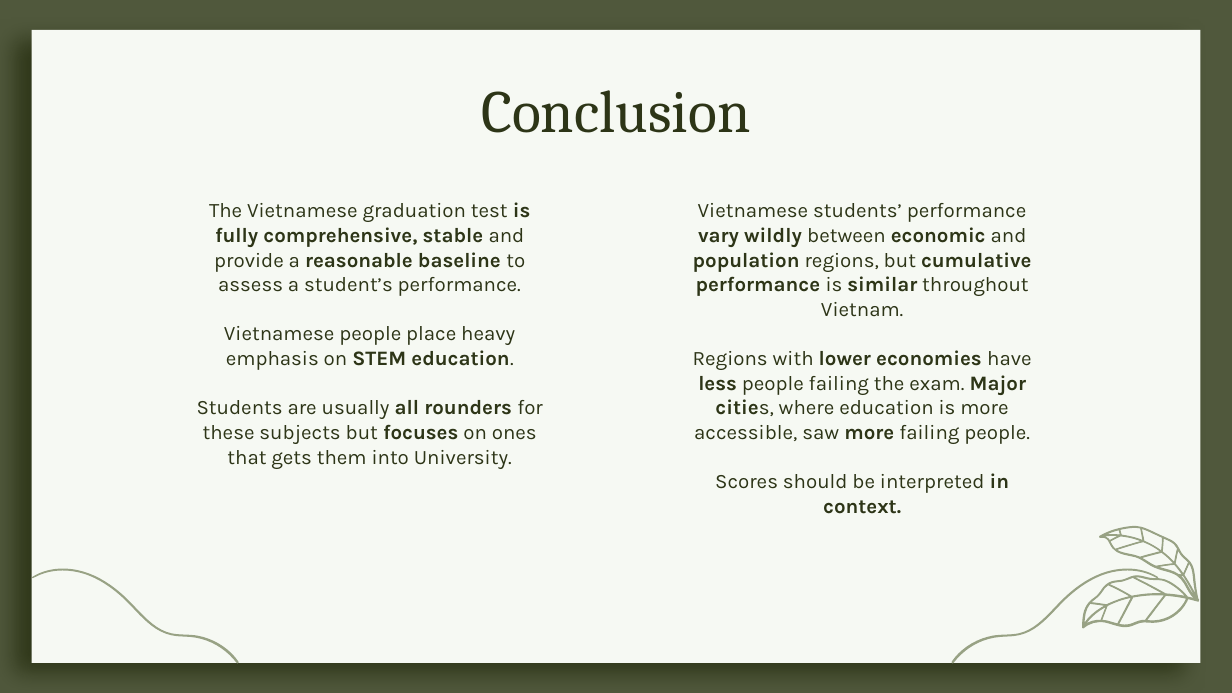
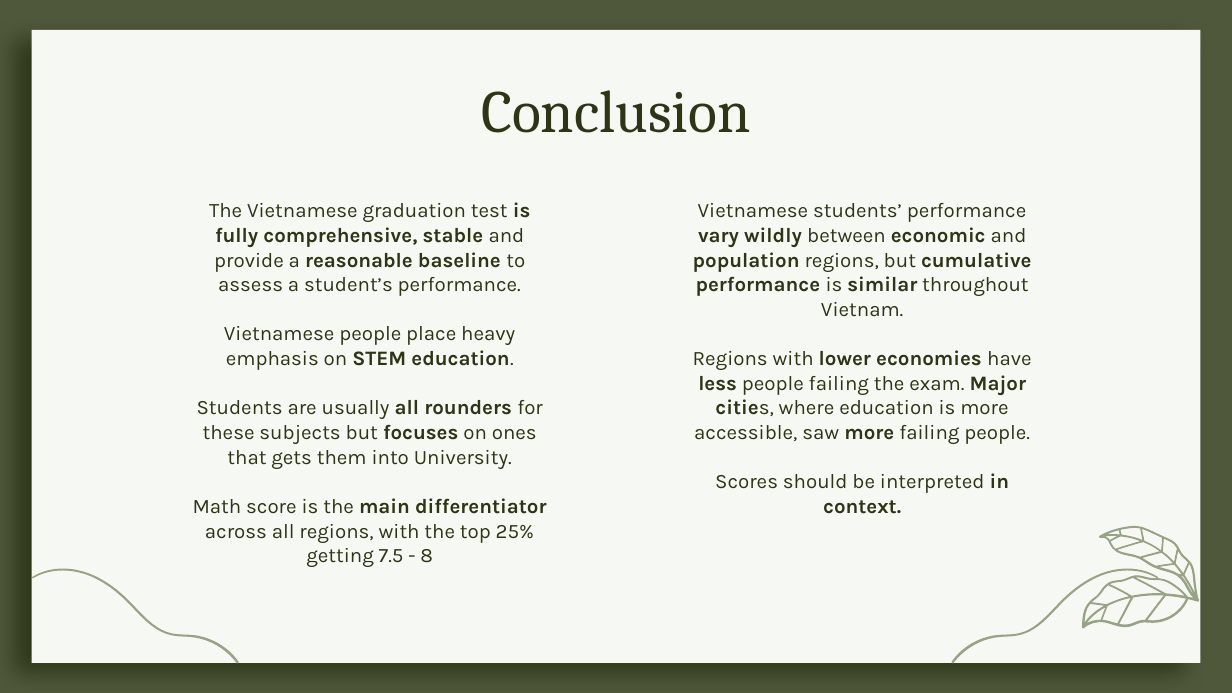
Before and after one commit to sydneycally-inclane-2812/data_vis_uni2024, a slide deck: slide 16 of presentation.pptx. Drawn at 1232x693 pixels with LibreOffice and Linux fonts; fonts in the diff are those of the drawing. Boxes give left, top, right and bottom in pixels: in the first picture for what was removed or moved away, otherwise in the second. Text is boxed around its words. In the diff, an @@ line names an element or a change of style, - is before the commit and + after.

```diff
--- a/presentation.pptx
+++ b/presentation.pptx
@@ subtitle at <box>193,498,546,567</box>: paragraph added @@
+Math score is the main differentiator across all regions, with the top 25% getting 7.5 - 8
```
Also in this commit, not shown: 7 other slides changed, 3 other files.
